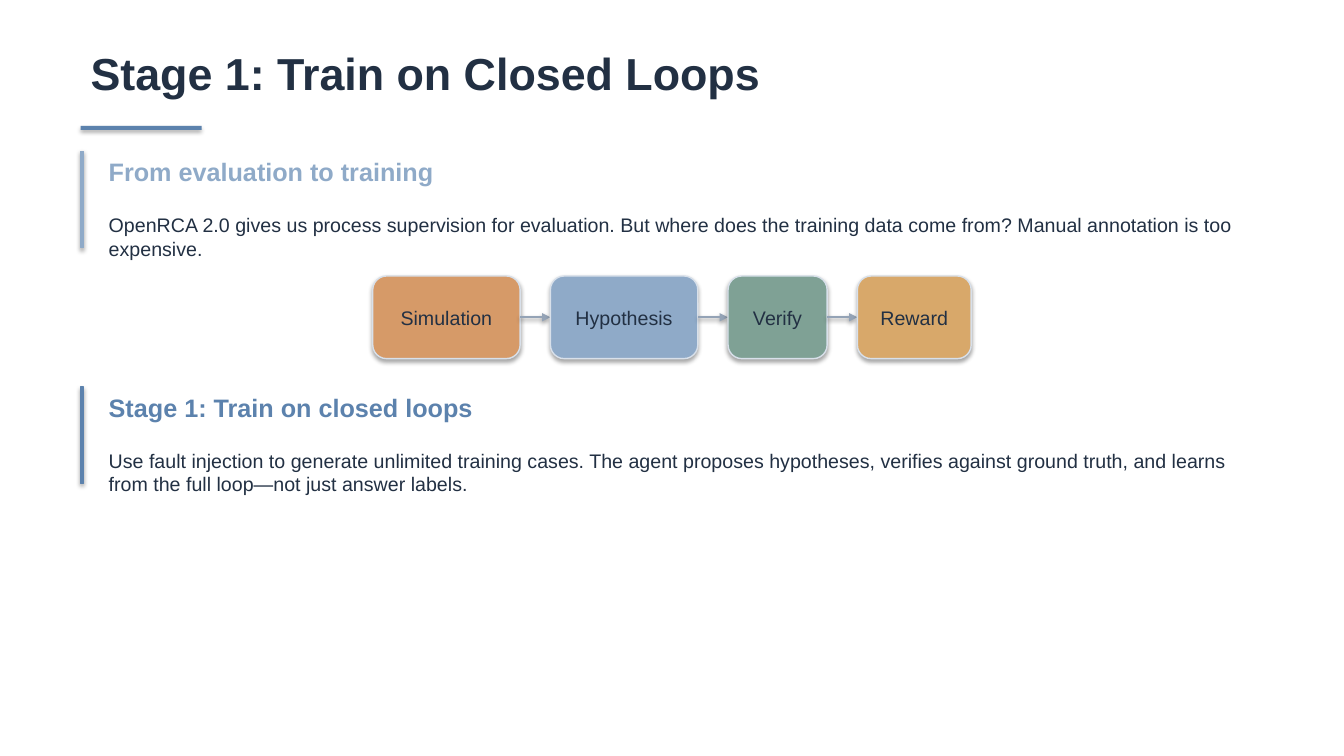
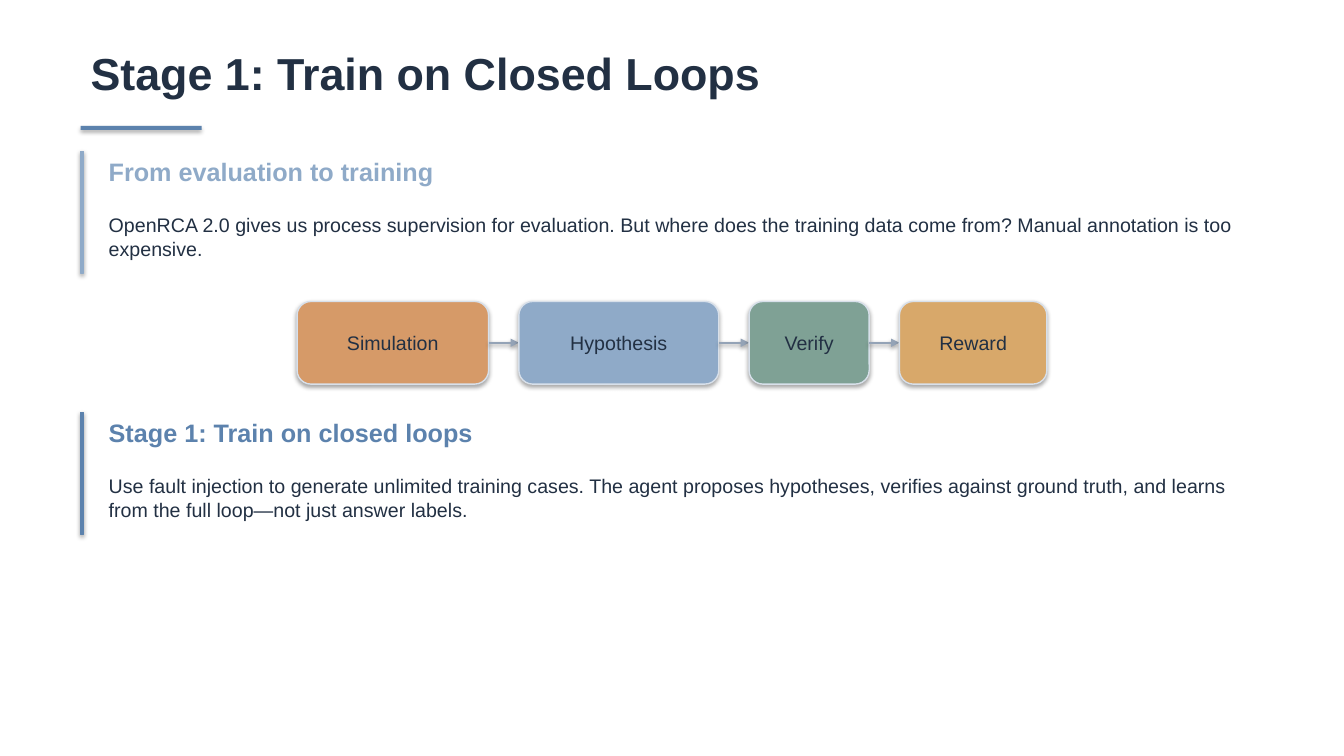
Before and after one commit to Lincyaw/paperops, a slide deck: slide 15 of examples/self-intro/diagnostic_world_model.pptx. Drawn at 1344x756 pixels with LibreOffice and Linux fonts; fonts in the diff are those of the drawing. Boxes give left, top, right and bottom in pixels: in the first picture for what was removed or moved away, otherwise in the second. Text is boxed around its words. In the diff, an @@ line names an element or a change of style, - is before the commit and + after.

```diff
--- a/examples/self-intro/diagnostic_world_model.pptx
+++ b/examples/self-intro/diagnostic_world_model.pptx
@@ rectangle: place and size @@
-rectangle at (81, 151, 84, 248)
+rectangle at (81, 151, 84, 273)
@@ rounded rectangle "Simulation": place and size @@
-rounded rectangle "Simulation" at (373, 276, 520, 359)
+rounded rectangle "Simulation" at (297, 301, 489, 384)
@@ rounded rectangle "Hypothesis": place and size @@
-rounded rectangle "Hypothesis" at (551, 276, 698, 359)
+rounded rectangle "Hypothesis" at (519, 301, 719, 384)
@@ rounded rectangle "Verify": place and size @@
-rounded rectangle "Verify" at (728, 276, 827, 359)
+rounded rectangle "Verify" at (749, 301, 869, 384)
@@ rounded rectangle "Reward": place and size @@
-rounded rectangle "Reward" at (858, 276, 972, 359)
+rounded rectangle "Reward" at (899, 301, 1047, 384)
@@ arrow moved from (520, 318) - (551, 318) to (489, 343) - (519, 343) @@
@@ arrow moved from (698, 318) - (728, 318) to (719, 343) - (749, 343) @@
@@ arrow moved from (828, 318) - (858, 318) to (869, 343) - (899, 343) @@
@@ rectangle: place and size @@
-rectangle at (81, 387, 84, 484)
+rectangle at (81, 412, 84, 534)
@@ text "Stage 1: Train on closed ...": place and size @@
-text "Stage 1: Train on closed ..." at (109, 398, 472, 422)
+text "Stage 1: Train on closed ..." at (109, 423, 472, 448)
@@ text "Use fault injection to generate ...": place and size @@
-text "Use fault injection to generate ..." at (109, 453, 1225, 495)
+text "Use fault injection to generate ..." at (109, 478, 1225, 521)
```
Also in this commit, not shown: 15 other slides changed, 2 slides added, 3 slides removed, 1 other file.
